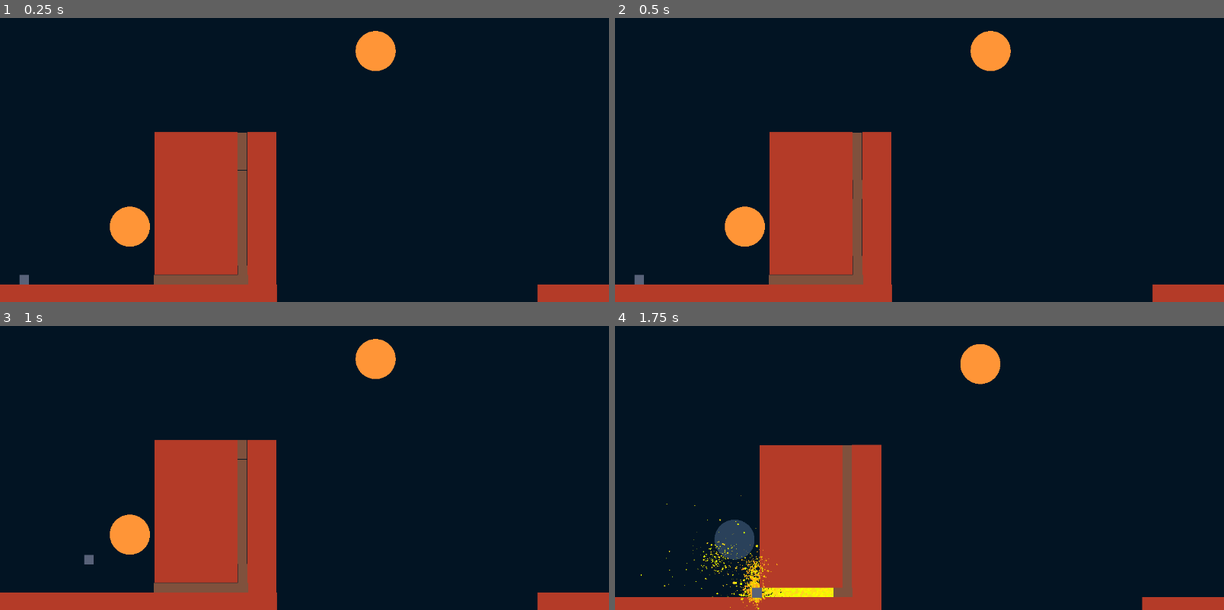
Above: before the commit, frames 1-4 (two rows, left to right).
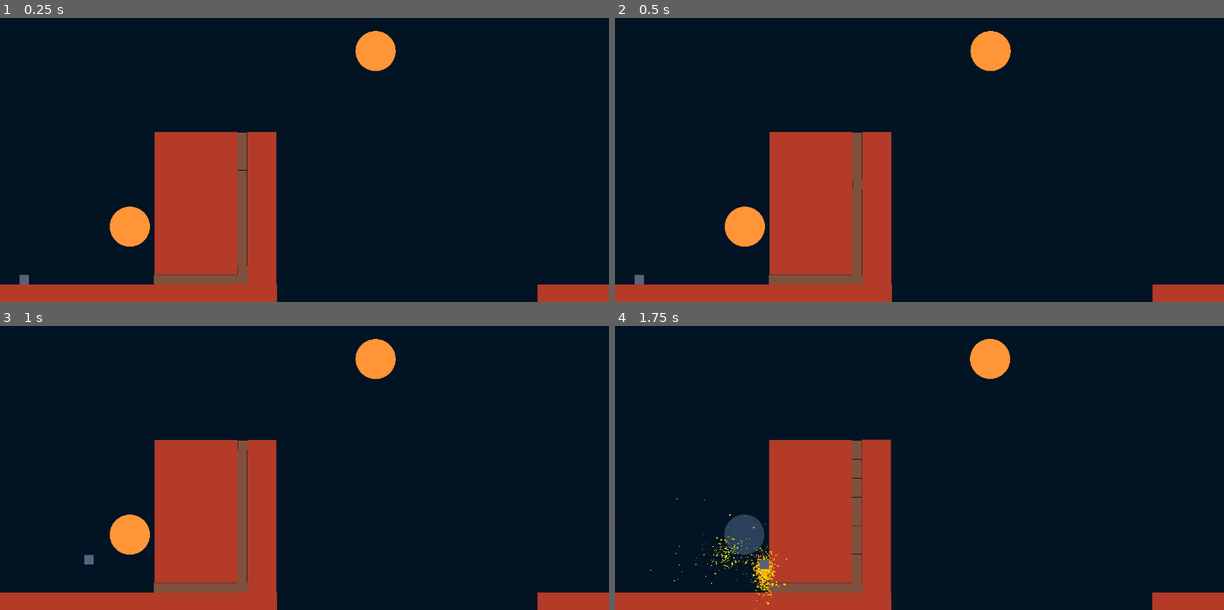
Above: after the commit, the same moments.

Repository: Someoneyeeting/Rise-From-the-Ashes
Game: Godot game, scene res://chain.tscn
Same seed, same stepped clock (60 frames per second), same inputs: the game is played once before the commit and once after it. This scene is started directly instead of the project's main scene.
Inputs:
- Up to frame 1 (0.25 s): no input
- Up to frame 2 (0.5 s): no input
- Up to frame 3 (1 s): hold D (right) from 0.53 s (still down); hold Shift (dash) from 0.53 s (still down); tap Space (jump) at 0.77 s
- Up to frame 4 (1.75 s): keep holding D (right); release Shift (dash) at 1.28 s; tap Shift (dash) at 1.35 s; tap Space (jump) at 1.52 s

Frame 1 is identical in both runs. In frame 2, less than 0.1% of the frame differs, in the area x 39-41%, y 60-91%; in frame 3, less than 0.1%; in frame 4, 6.7%, in the area x 0-100%, y 4-100%.

Commit message:
dunno

Diff:
--- a/player.gd
+++ b/player.gd
@@ -127,7 +127,6 @@
 		print(i.name)
 		if i.is_in_group("fire"):
 			i.turn_on()
-			print("eh")
 
 func rising():
 
--- a/player.tscn
+++ b/player.tscn
@@ -81,7 +81,7 @@
 [sub_resource type="RectangleShape2D" id="RectangleShape2D_kj1i6"]
 
 [sub_resource type="CircleShape2D" id="CircleShape2D_1qrky"]
-radius = 71.1969
+radius = 34.0588
 
 [node name="player" type="CharacterBody2D"]
 script = ExtResource("1_6ogng")
